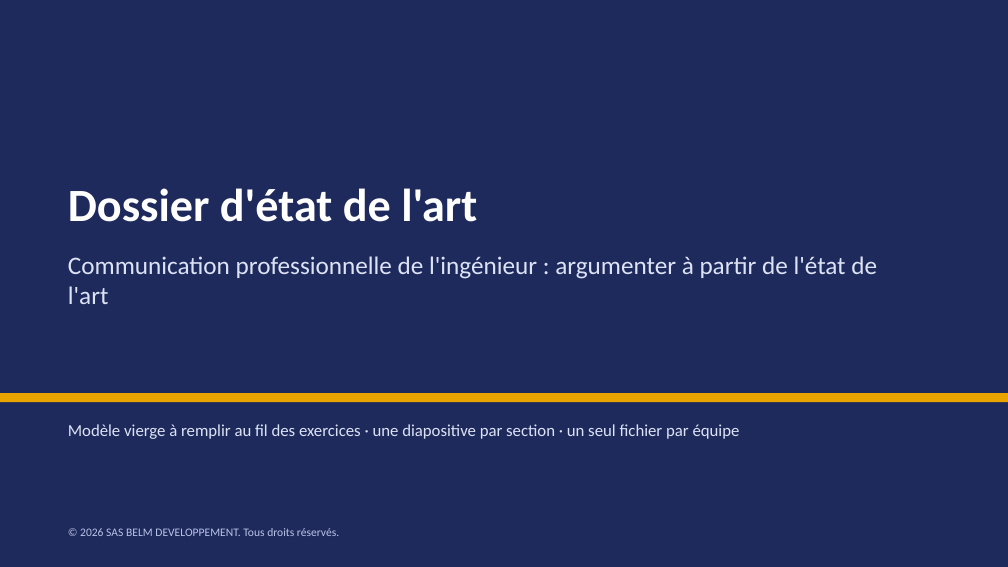
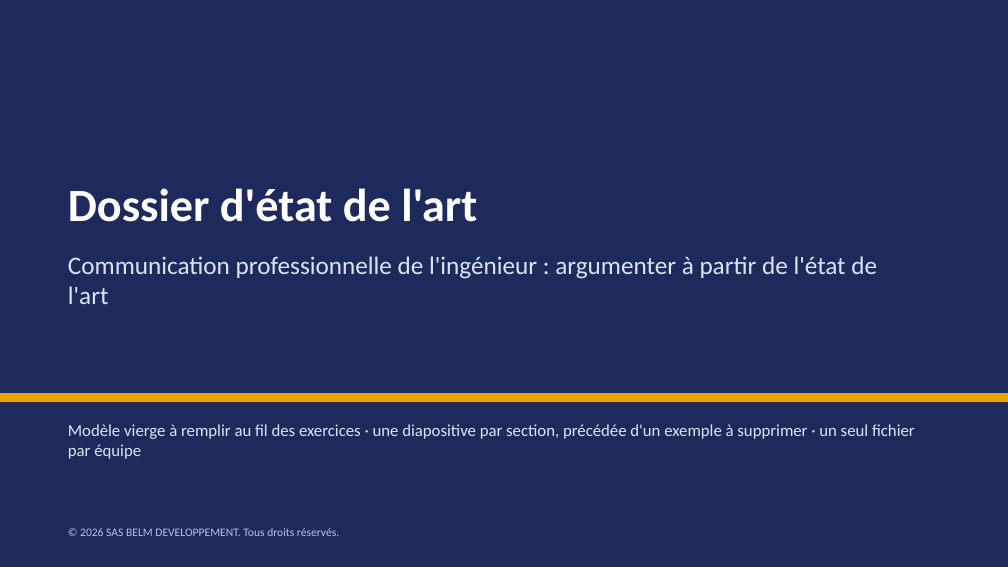
Before and after one commit to BelmDeveloppement/communication-pro, a slide deck: slide 1 of modele-dossier-etat-de-l-art.pptx. Drawn at 1008x567 pixels with LibreOffice and Linux fonts; fonts in the diff are those of the drawing. Boxes give left, top, right and bottom in pixels: in the first picture for what was removed or moved away, otherwise in the second. Text is boxed around its words. In the diff, an @@ line names an element or a change of style, - is before the commit and + after.

```diff
--- a/modele-dossier-etat-de-l-art.pptx
+++ b/modele-dossier-etat-de-l-art.pptx
@@ text at [68, 424, 915, 459]: text changed @@
-Modèle vierge à remplir au fil des exercices · une diapositive par section · un seul fichier par équipe
+Modèle vierge à remplir au fil des exercices · une diapositive par section, précédée d'un exemple à supprimer · un seul fichier par équipe
```
Also in this commit, not shown: 20 other slides changed, 27 slides added, 3 other files.
